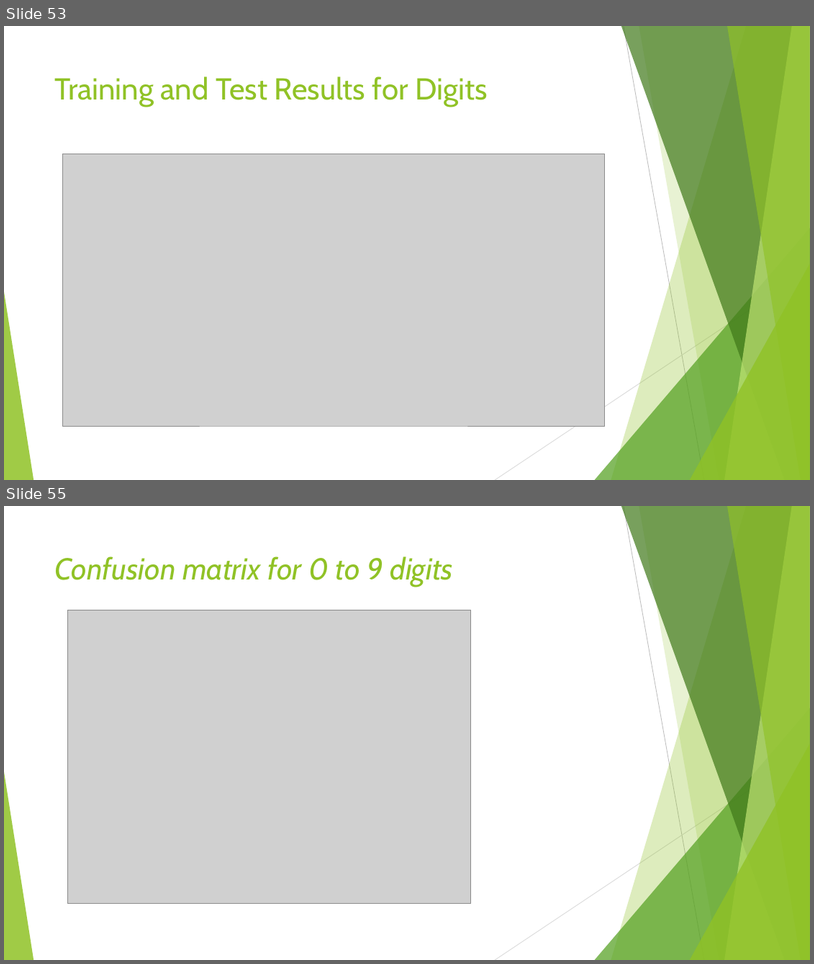
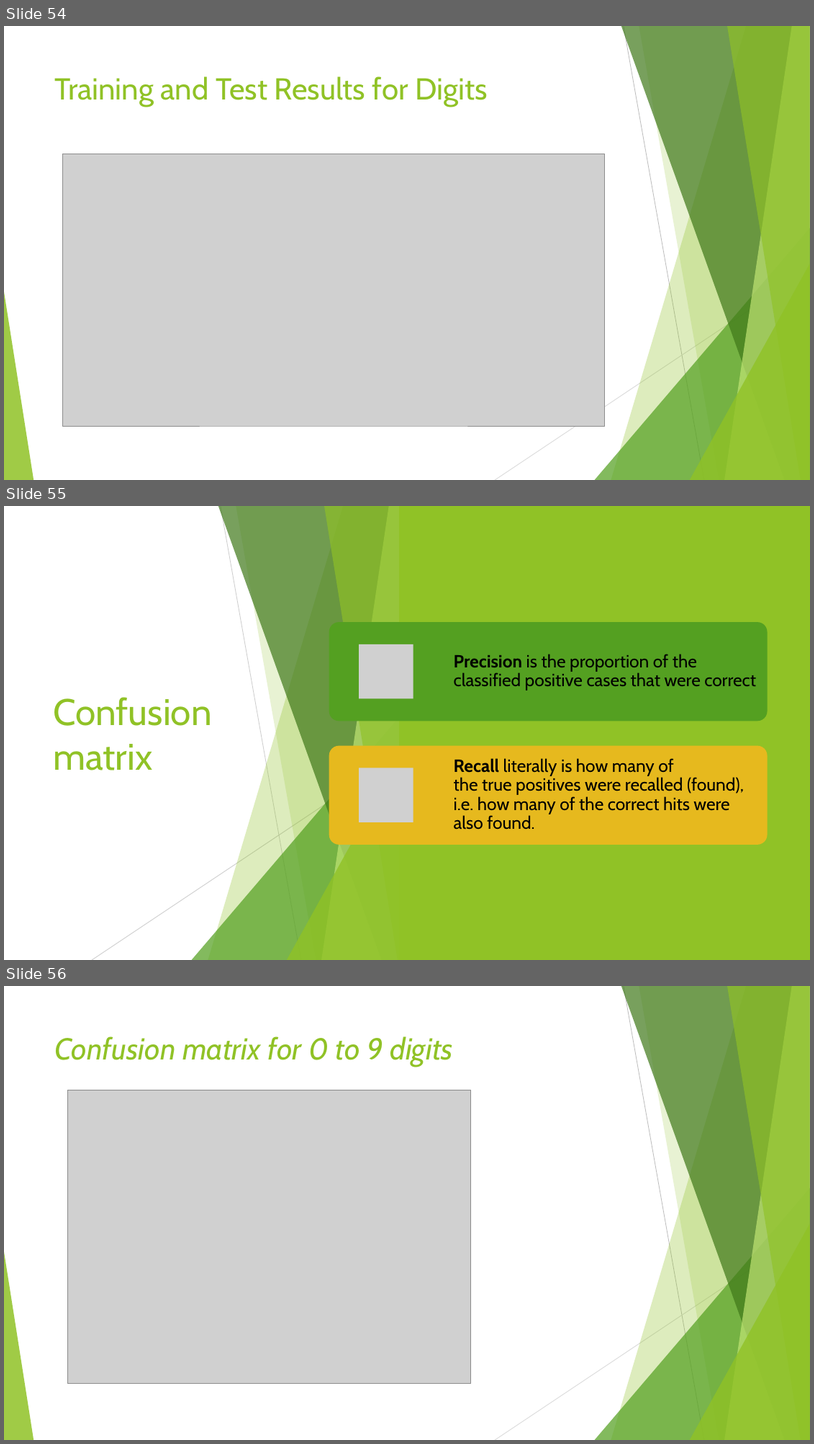
Before and after one commit to sandipgoswami/Mythesis, a slide deck: Sign language/Defence PPT/Sandip-thesis.pptx. Shown one above the other, each under a label of ours: slides 53 and 55 before the commit, slides 54, 55 and 56 after it; the slides between them are not shown. The pictures are 814x964 and 814x1444 pixels, drawn with LibreOffice and Linux fonts; fonts in the diff are those of the drawing; grey boxes stand for pictures. Boxes give left, top, right and bottom in pixels: in the first picture for what was removed or moved away, otherwise in the second. Text is boxed around its words. In the diff, an @@ line names an element or a change of style, - is before the commit and + after.

```diff
--- a/Sign language/Defence PPT/Sandip-thesis.pptx
+++ b/Sign language/Defence PPT/Sandip-thesis.pptx
@@ slide 55 added at [4, 506, 810, 960], background #FFFFFF; not listed: 10 template elements that a slide beside it also shows @@
@@ rectangle added at [4, 506, 810, 960], fill #FFFFFF @@
@@ rectangle added at [399, 506, 810, 960], fill #90C226 @@
@@ title added at [53, 697, 212, 770], 44 pt, text #90C226 @@
+Confusion matrix
@@ group added at [92, 506, 407, 960]: 5 freeform shapes, 2 lines, 2 triangles @@
@@ group added at [329, 622, 768, 844]: 2 rounded rectangles, 2 pictures, 2 texts @@
+Precision is the proportion of the classified positive cases that were correct
+Recall literally is how many of the true positives were recalled (found), i.e. how many of the correct hits were also found.
@@ what was slide 53 is now slide 54 @@
@@ what was slide 55 is now slide 56 @@
```
Also in this commit, not shown: 1 other slide added, 1 slide removed, 2 other files.
